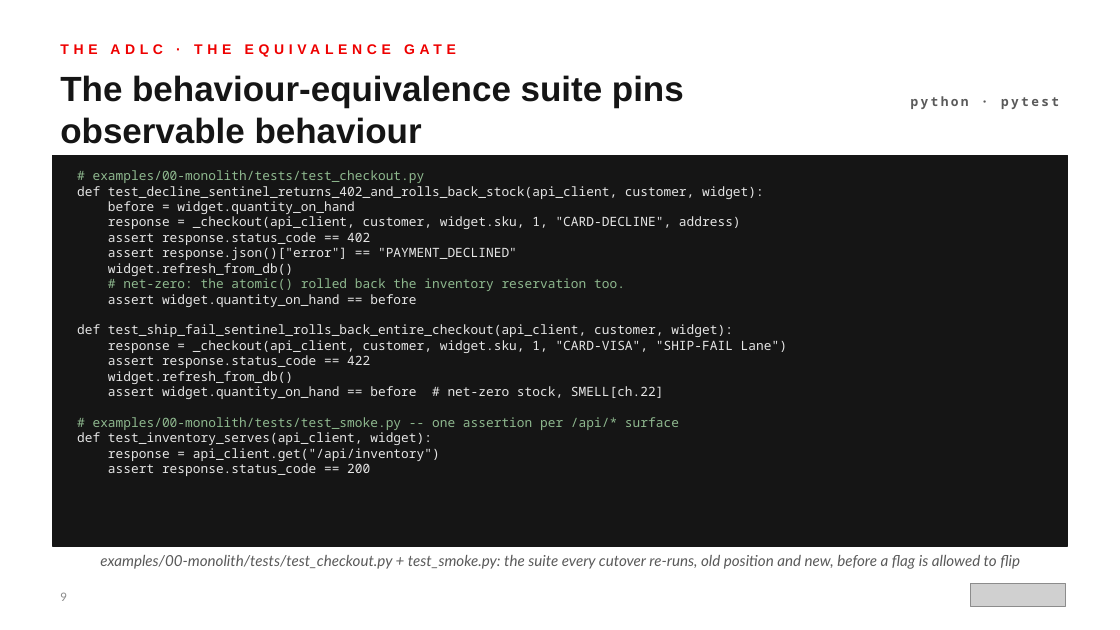
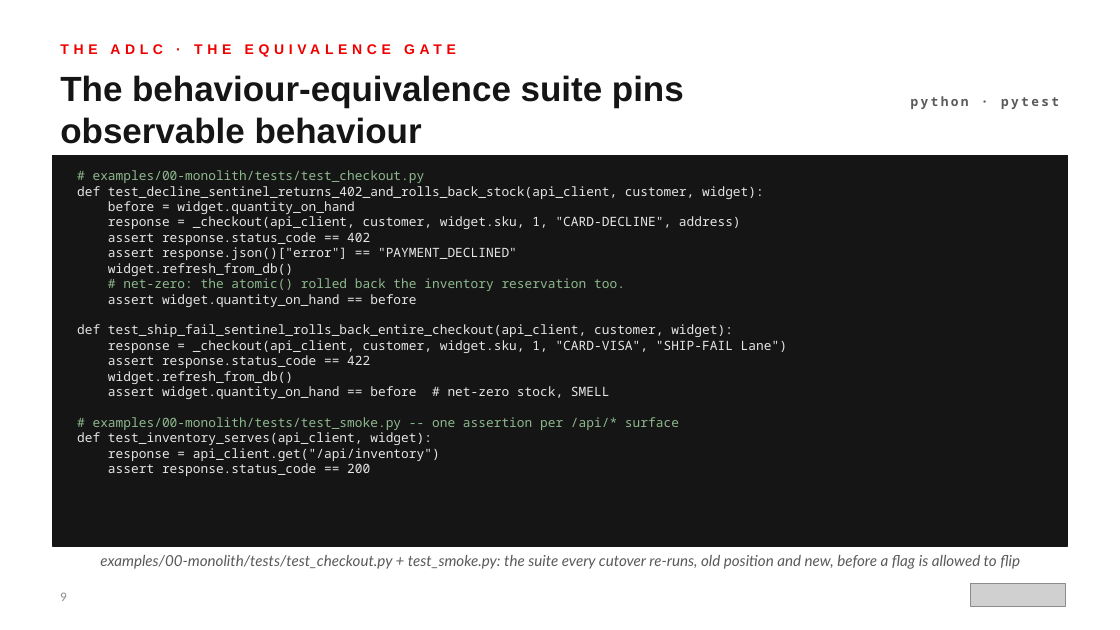
Before and after one commit to patterncatalyst/modernizing-enterprise-applications-python, a slide deck: slide 9 of presentation/lgtm-presentation/Modernizing-201.pptx. Drawn at 1120x630 pixels with LibreOffice and Linux fonts; fonts in the diff are those of the drawing; grey boxes stand for pictures. Boxes give left, top, right and bottom in pixels: in the first picture for what was removed or moved away, otherwise in the second. Text is boxed around its words. In the diff, an @@ line names an element or a change of style, - is before the commit and + after.

```diff
--- a/presentation/lgtm-presentation/Modernizing-201.pptx
+++ b/presentation/lgtm-presentation/Modernizing-201.pptx
@@ text at box(77, 170, 787, 476): text changed @@
-# examples/00-monolith/tests/test_checkout.py
-def test_decline_sentinel_returns_402_and_rolls_back_stock(api_client, customer, widget):
-before = widget.quantity_on_hand
-response = _checkout(api_client, customer, widget.sku, 1, "CARD-DECLINE", address)
-assert response.status_code == 402
-assert response.json()["error"] == "PAYMENT_DECLINED"
-widget.refresh_from_db()
-# net-zero: the atomic() rolled back the inventory reservation too.
-assert widget.quantity_on_hand == before
-def test_ship_fail_sentinel_rolls_back_entire_checkout(api_client, customer, widget):
-response = _checkout(api_client, customer, widget.sku, 1, "CARD-VISA", "SHIP-FAIL Lane")
-assert response.status_code == 422
-widget.refresh_from_db()
-assert widget.quantity_on_hand == before # net-zero stock, SMELL[ch.22]
-# examples/00-monolith/tests/test_smoke.py -- one assertion per /api/* surface
-def test_inventory_serves(api_client, widget):
-response = api_client.get("/api/inventory")
-assert response.status_code == 200
+# examples/00-monolith/tests/test_checkout.py
+def test_decline_sentinel_returns_402_and_rolls_back_stock(api_client, customer, widget):
+before = widget.quantity_on_hand
+response = _checkout(api_client, customer, widget.sku, 1, "CARD-DECLINE", address)
+assert response.status_code == 402
+assert response.json()["error"] == "PAYMENT_DECLINED"
+widget.refresh_from_db()
+# net-zero: the atomic() rolled back the inventory reservation too.
+assert widget.quantity_on_hand == before
+def test_ship_fail_sentinel_rolls_back_entire_checkout(api_client, customer, widget):
+response = _checkout(api_client, customer, widget.sku, 1, "CARD-VISA", "SHIP-FAIL Lane")
+assert response.status_code == 422
+widget.refresh_from_db()
+assert widget.quantity_on_hand == before # net-zero stock, SMELL
+# examples/00-monolith/tests/test_smoke.py -- one assertion per /api/* surface
+def test_inventory_serves(api_client, widget):
+response = api_client.get("/api/inventory")
+assert response.status_code == 200
```
Also in this commit, not shown: 2 other slides changed, 2 other files.
